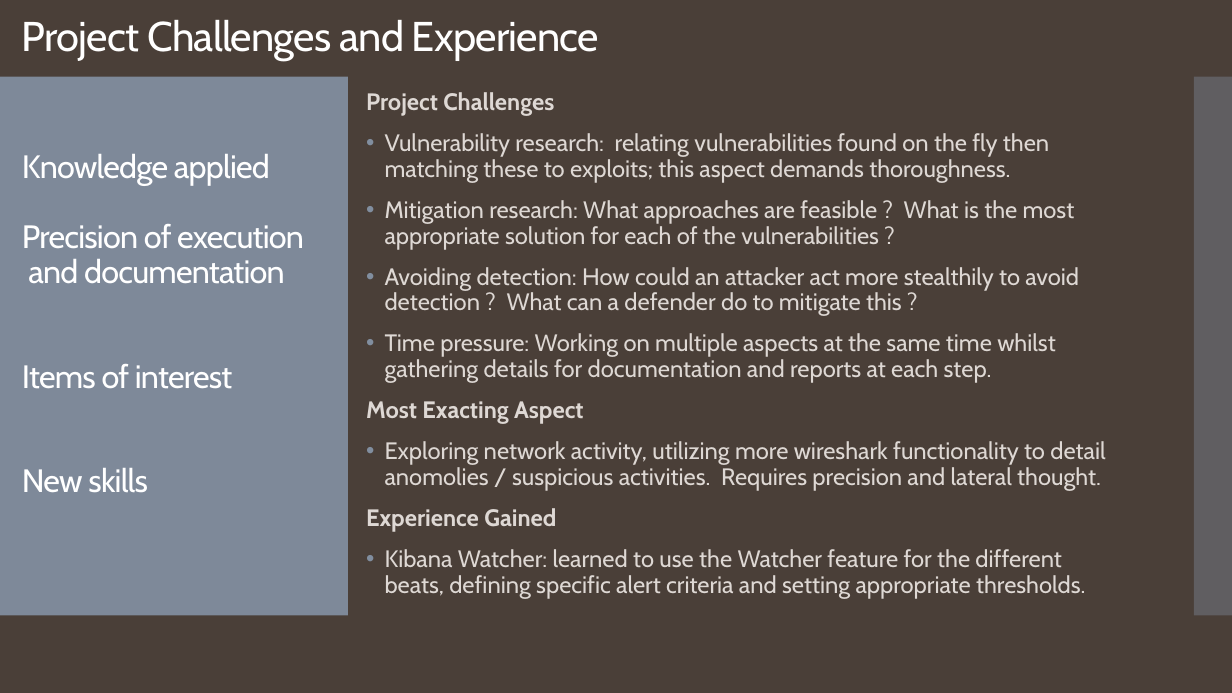
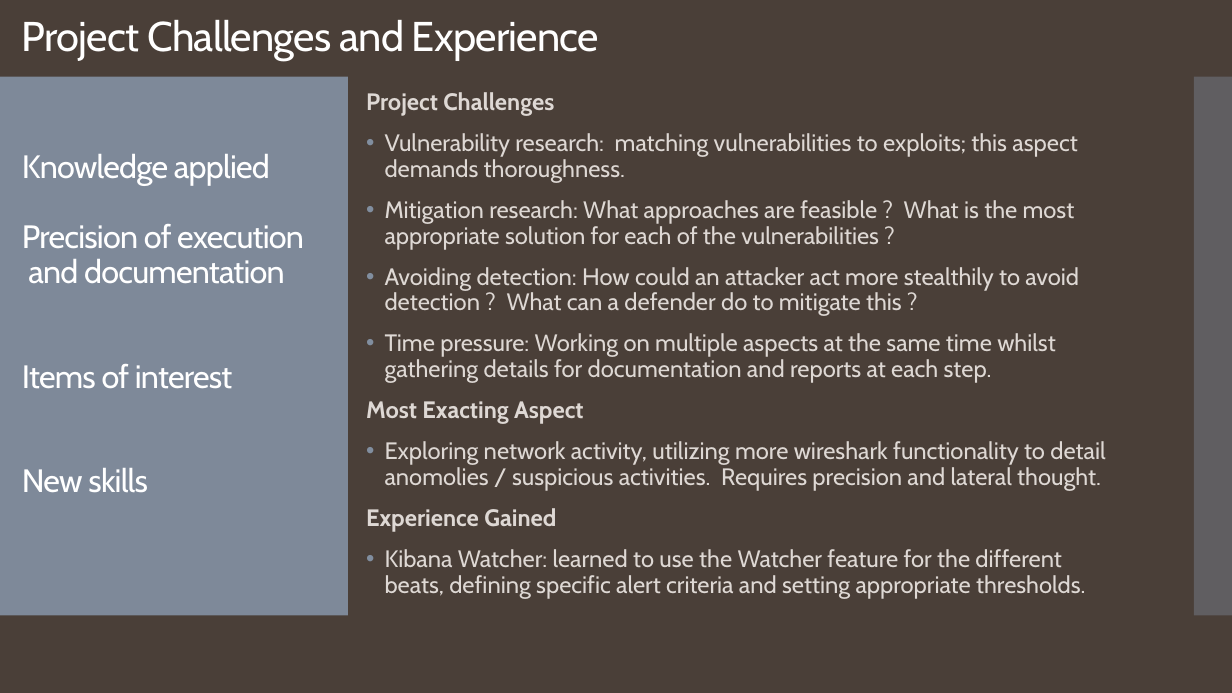
Before and after one commit to forrestaj64/Vulnerabilities-Attack-Defend-Remediate, a slide deck: slide 15 of Overiew-Presentation.pptx (slide 13 before the commit). Drawn at 1232x693 pixels with LibreOffice and Linux fonts; fonts in the diff are those of the drawing. Boxes give left, top, right and bottom in pixels: in the first picture for what was removed or moved away, otherwise in the second. Text is boxed around its words. In the diff, an @@ line names an element or a change of style, - is before the commit and + after.

```diff
--- a/Overiew-Presentation.pptx
+++ b/Overiew-Presentation.pptx
@@ text at (385, 133, 1077, 183): text changed @@
-• Vulnerability research: relating vulnerabilities found on the fly then matching these to exploits; this aspect demands thoroughness.
+• Vulnerability research: matching vulnerabilities to exploits; this aspect demands thoroughness.
```
Also in this commit, not shown: 7 other slides changed, 4 slides added, 2 slides removed.
